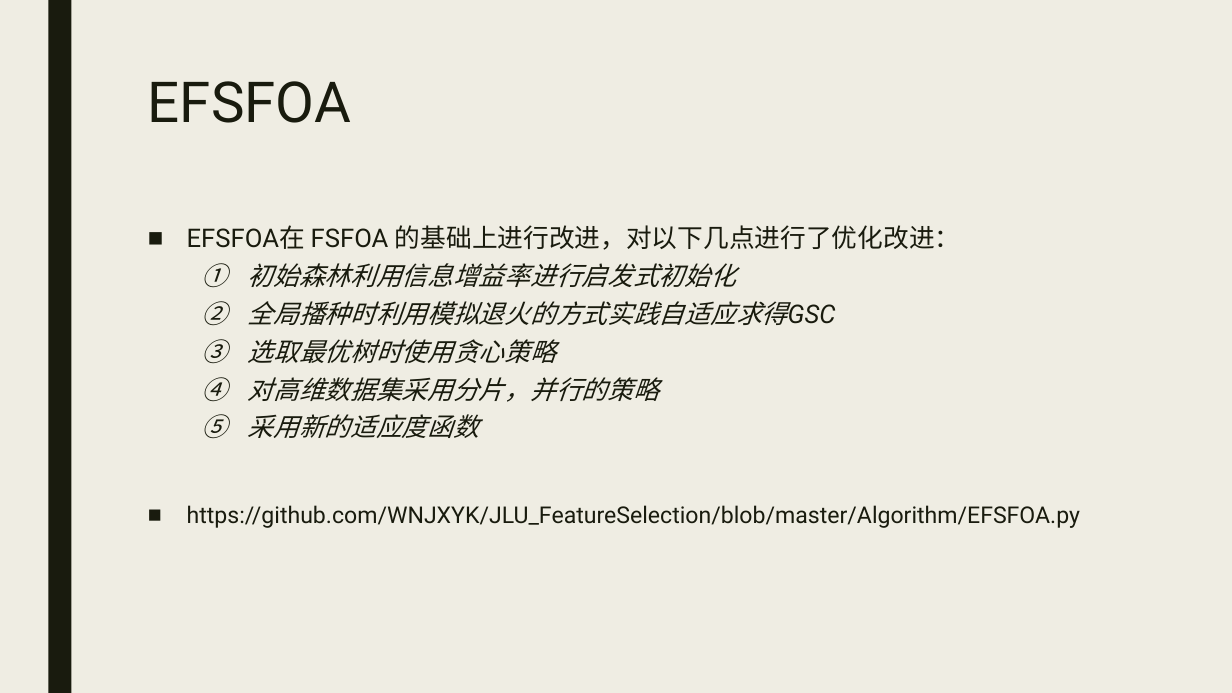
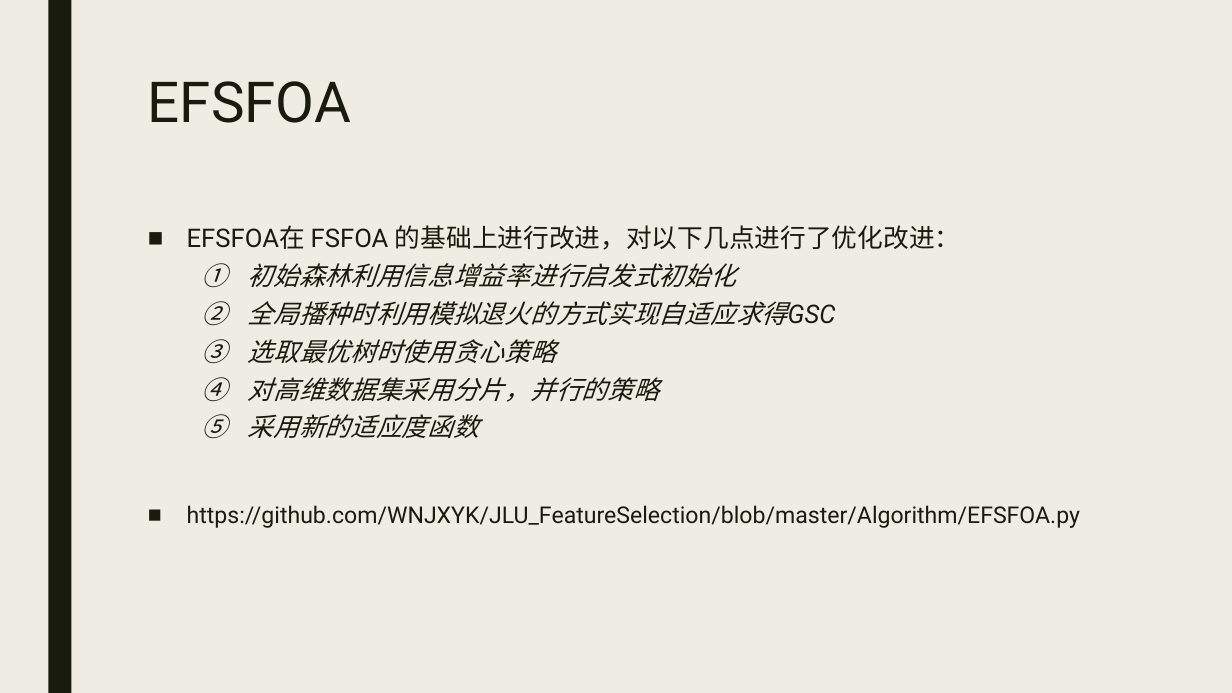
Before and after one commit to WNJXYK/JLU_FeatureSelection, a slide deck: slide 7 of Doc/Pre.pptx (slide 10 before the commit). Drawn at 1232x693 pixels with LibreOffice and Linux fonts; fonts in the diff are those of the drawing. Boxes give left, top, right and bottom in pixels: in the first picture for what was removed or moved away, otherwise in the second. Text is boxed around its words. In the diff, an @@ line names an element or a change of style, - is before the commit and + after.

```diff
--- a/Doc/Pre.pptx
+++ b/Doc/Pre.pptx
@@ text at <box>248,301,836,325</box>: text changed @@
-  2. 全局播种时利用模拟退火的方式实践自适应求得GSC
+  2. 全局播种时利用模拟退火的方式实现自适应求得GSC
```
Also in this commit, not shown: 2 other slides changed.
